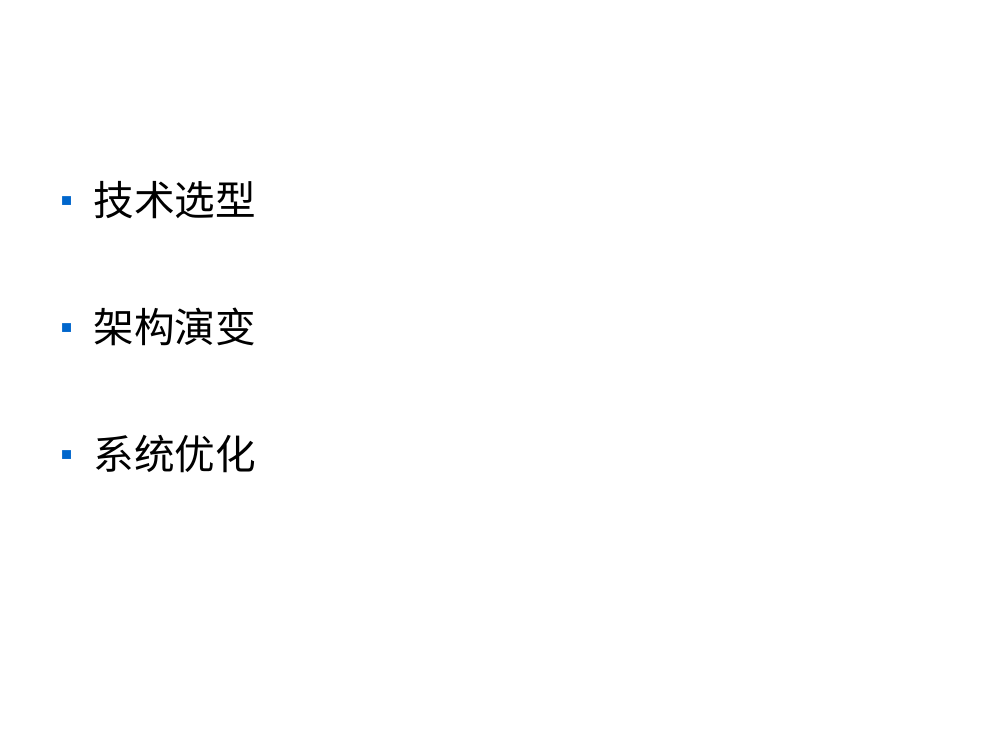
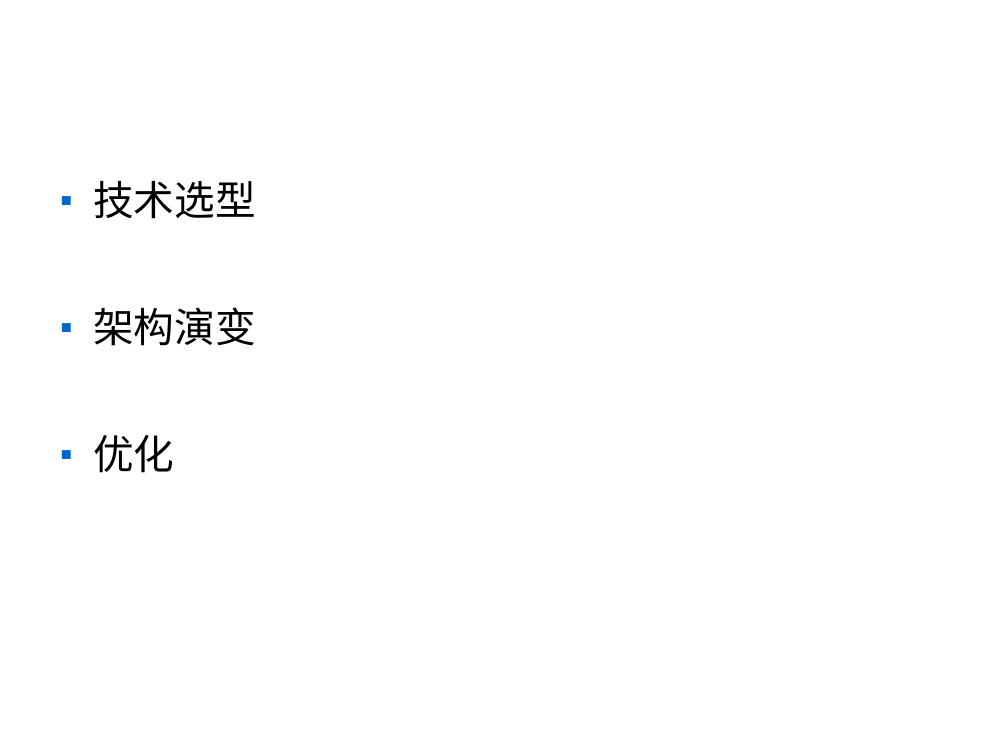
Before and after one commit to hqman/sz_agile, a slide deck: slide 2 of 网站技术架构.ppt. Drawn at 1008x756 pixels with LibreOffice and Linux fonts; fonts in the diff are those of the drawing; background and template pictures are left out. Boxes give left, top, right and bottom in pixels: in the first picture for what was removed or moved away, otherwise in the second. Text is boxed around its words. In the diff, an @@ line names an element or a change of style, - is before the commit and + after.

```diff
--- a/网站技术架构.ppt
+++ b/网站技术架构.ppt
@@ text at <box>93,435,174,473</box>: text changed @@
-■ 系统优化
+■ 优化
```
Also in this commit, not shown: 9 other slides changed, 1 slide added.
